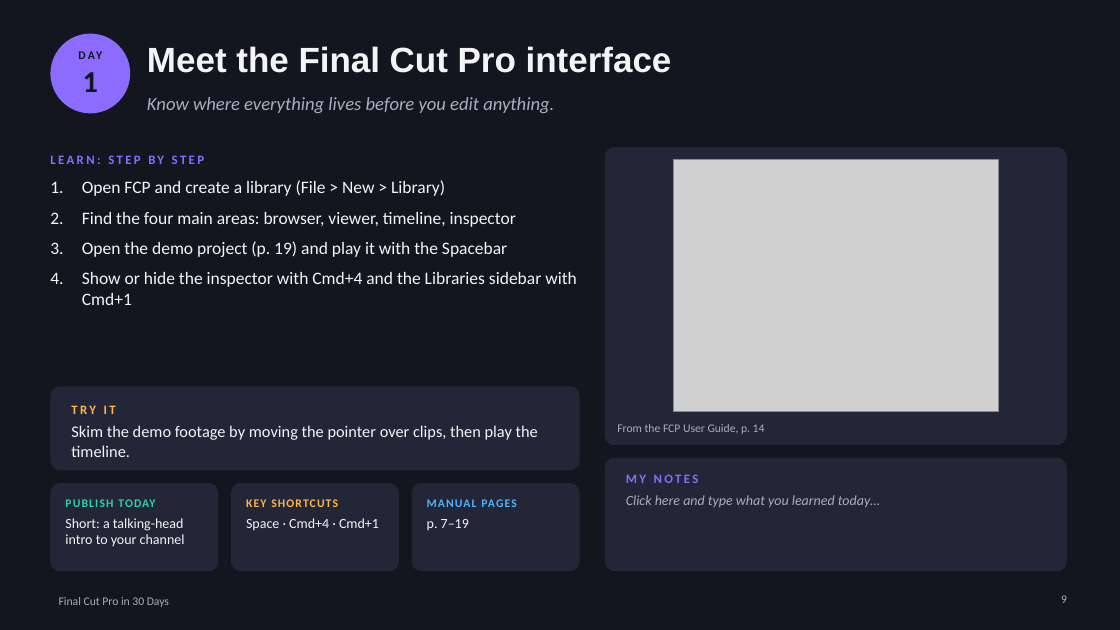
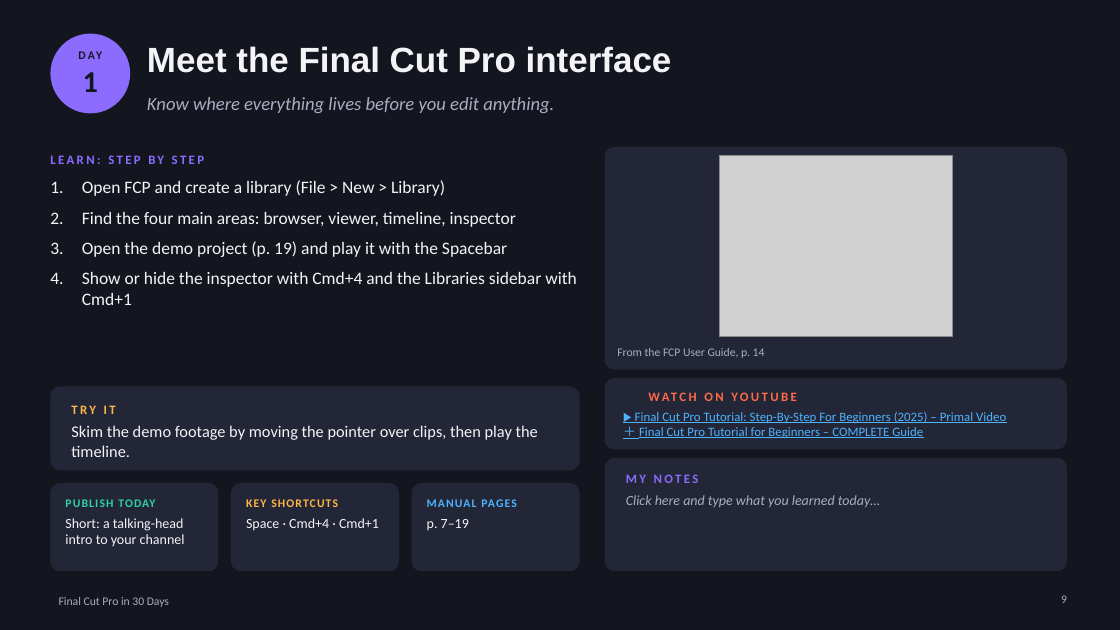
Before and after one commit to p00047575/test5, a slide deck: slide 9 of fcp-book/FCP-30-Day-Book.pptx. Drawn at 1120x630 pixels with LibreOffice and Linux fonts; fonts in the diff are those of the drawing; grey boxes stand for pictures; background and template pictures are left out. Boxes give left, top, right and bottom in pixels: in the first picture for what was removed or moved away, otherwise in the second. Text is boxed around its words. In the diff, an @@ line names an element or a change of style, - is before the commit and + after.

```diff
--- a/fcp-book/FCP-30-Day-Book.pptx
+++ b/fcp-book/FCP-30-Day-Book.pptx
@@ rounded rectangle: place and size @@
-rounded rectangle at box(605, 147, 1067, 445)
+rounded rectangle at box(605, 147, 1067, 370)
@@ rounded rectangle at box(605, 147, 1067, 370): proportions changed @@
@@ picture: place and size @@
-picture at box(674, 160, 999, 412)
+picture at box(719, 155, 952, 336)
@@ text "From the FCP User Guide, ...": place and size @@
-text "From the FCP User Guide, ..." at box(617, 424, 765, 434)
+text "From the FCP User Guide, ..." at box(617, 348, 765, 358)
@@ rounded rectangle added at box(605, 378, 1067, 450), fill #222636 @@
@@ text added at box(649, 384, 901, 409), 11 pt, text #FF6B4A, bold @@
+WATCH ON YOUTUBE
@@ text added at box(635, 412, 1006, 438), 11 pt, text #4FB3FF, underline @@
+▶ Final Cut Pro Tutorial: Step-By-Step For Beginners (2025) – Primal Video
+＋ Final Cut Pro Tutorial for Beginners – COMPLETE Guide
```
Also in this commit, not shown: 29 other slides changed, 2 other files.
